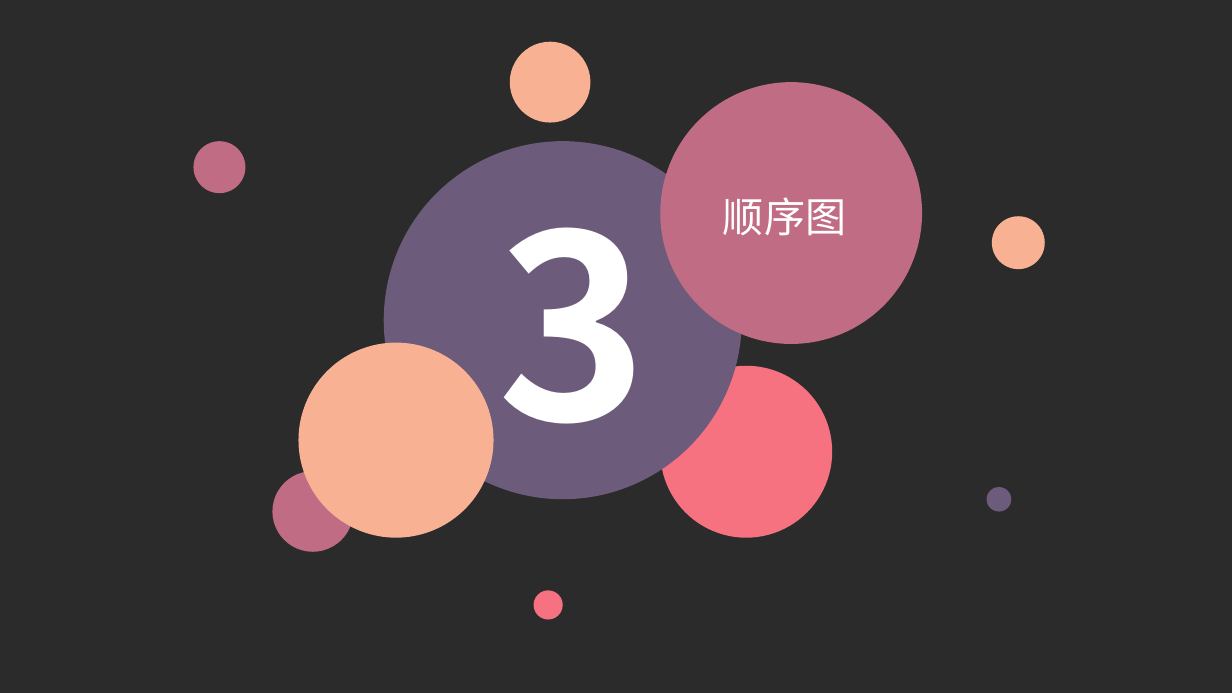
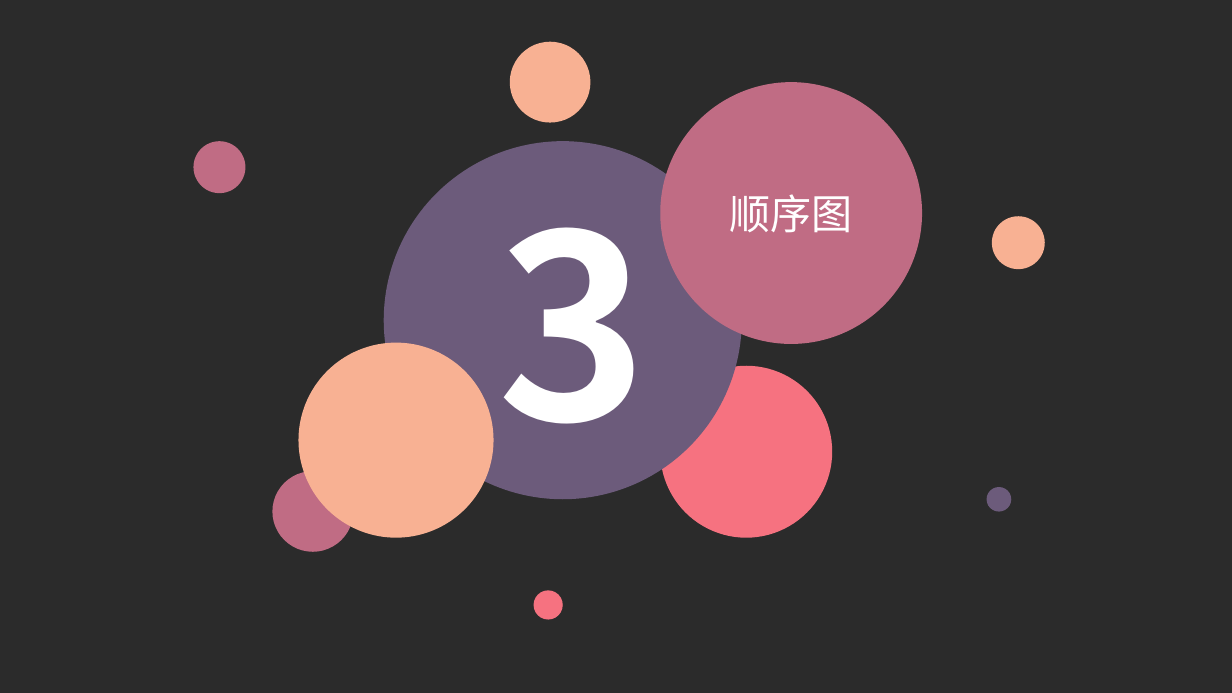
Before and after one commit to SRA2021-G04/project, a slide deck: slide 13 of 非受控文件/翻转课堂/SRA2021-G04-翻转课堂06.pptx. Drawn at 1232x693 pixels with LibreOffice and Linux fonts; fonts in the diff are those of the drawing; background and template pictures are left out; a plain dark background stands for a picture behind light text. Boxes give left, top, right and bottom in pixels: in the first picture for what was removed or moved away, otherwise in the second. Text is boxed around its words. In the diff, an @@ line names an element or a change of style, - is before the commit and + after.

```diff
--- a/非受控文件/翻转课堂/SRA2021-G04-翻转课堂06.pptx
+++ b/非受控文件/翻转课堂/SRA2021-G04-翻转课堂06.pptx
@@ text "顺序图" at (x1=729, y1=194, x2=852, y2=233): alignment left to centre @@
```
Also in this commit, not shown: 21 other slides changed, 1 other file.
